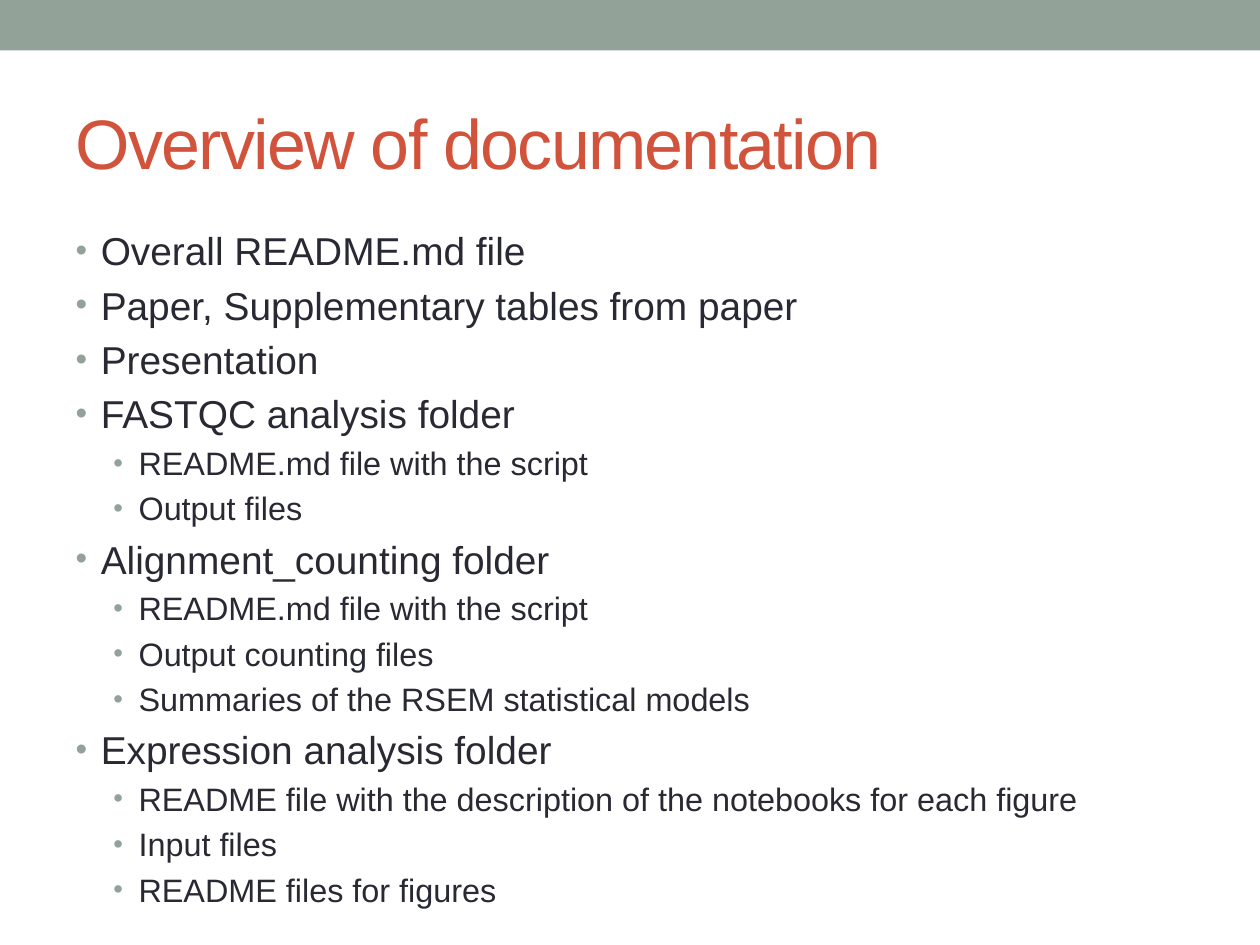
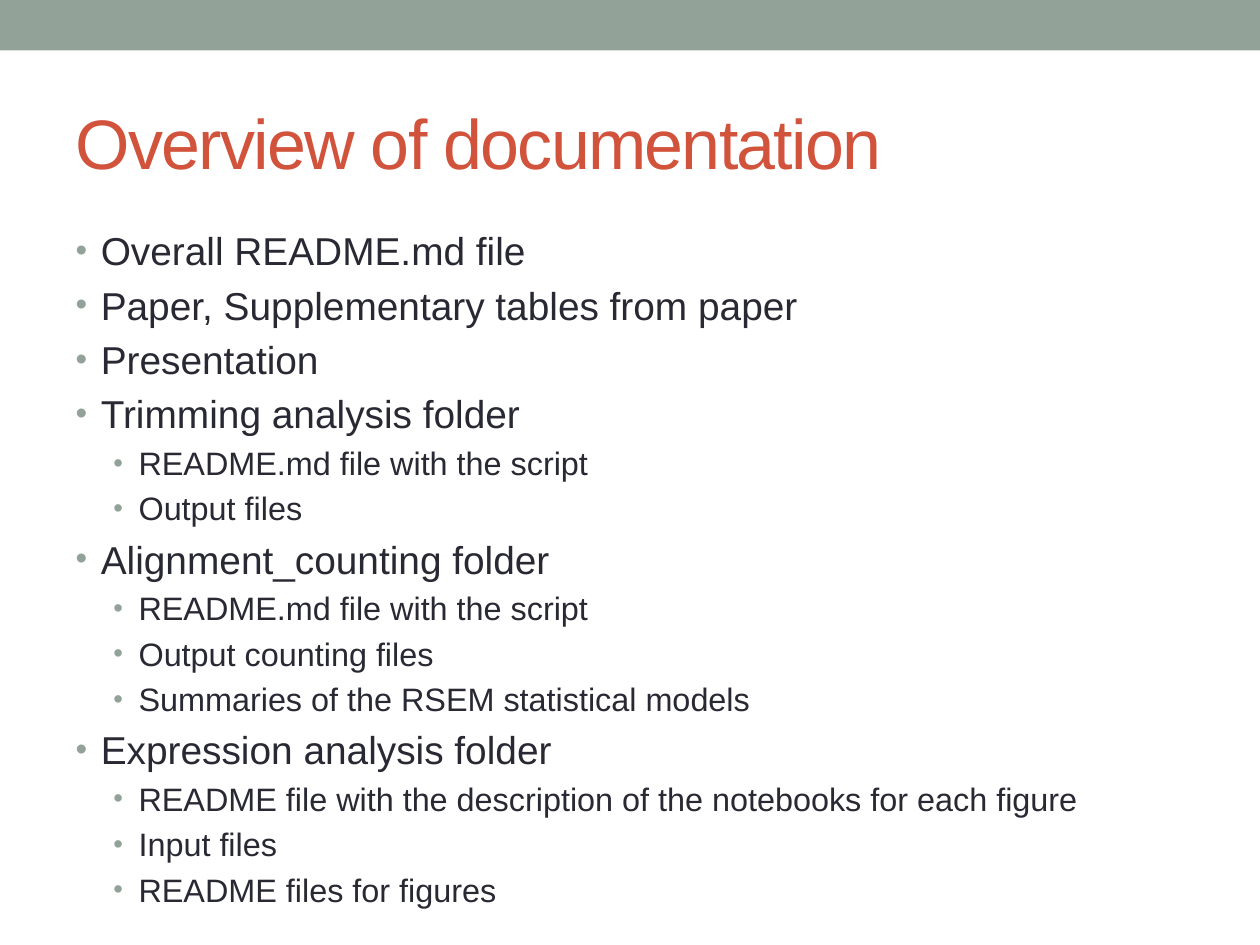
Before and after one commit to katholan/BCB546X-Spring2017_Valerin_final_project, a slide deck: slide 7 of asparagus.pptx (slide 8 before the commit). Drawn at 1260x945 pixels with LibreOffice and Linux fonts; fonts in the diff are those of the drawing. Boxes give left, top, right and bottom in pixels: in the first picture for what was removed or moved away, otherwise in the second. Text is boxed around its words. In the diff, an @@ line names an element or a change of style, - is before the commit and + after.

Commit message:
powerpoint

```diff
--- a/asparagus.pptx
+++ b/asparagus.pptx
@@ text at <box>101,400,520,436</box>: text changed @@
-• FASTQC analysis folder
+• Trimming analysis folder
```
Also in this commit, not shown: 3 other slides changed.
